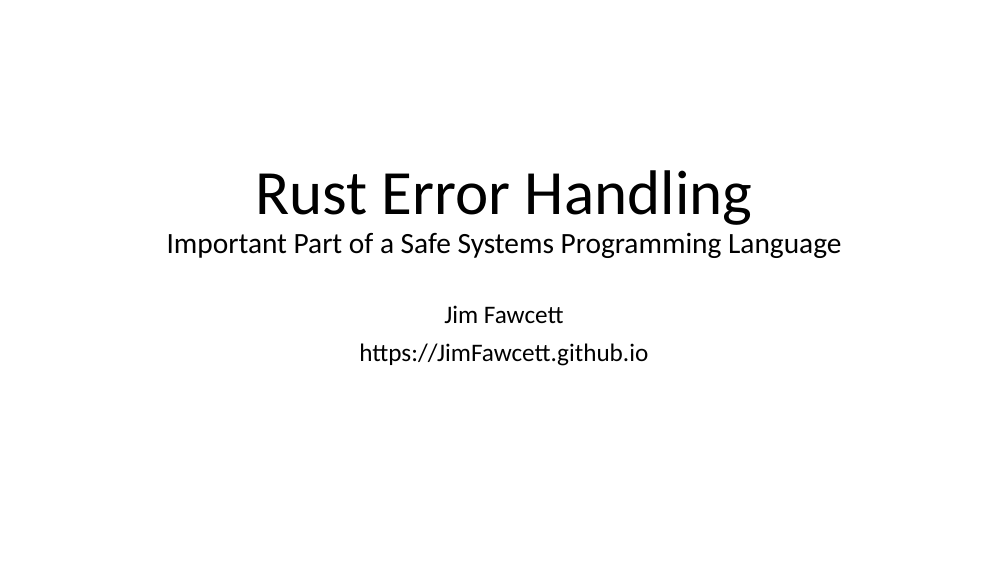
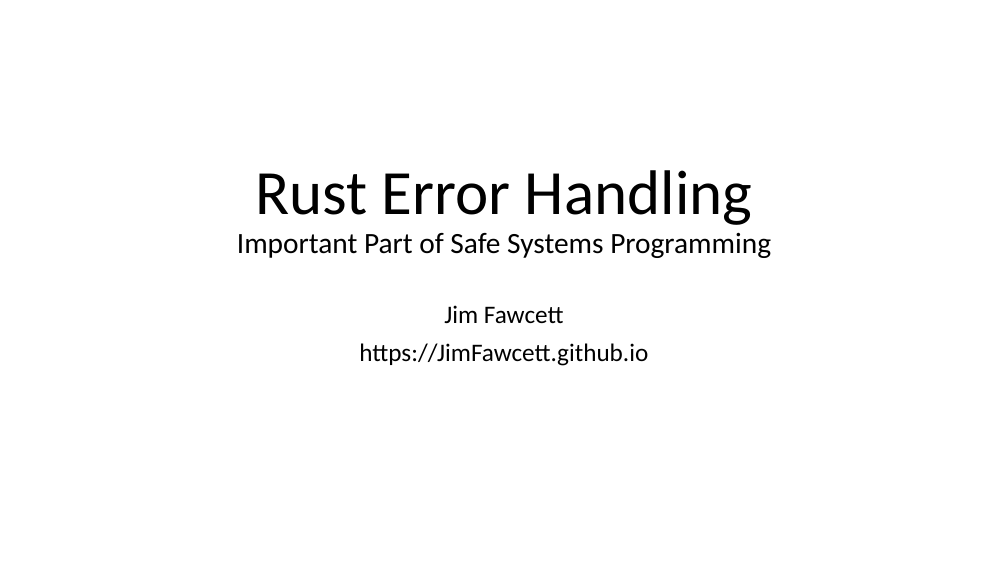
Before and after one commit to JimFawcett/JimFawcett.github.io, a slide deck: slide 1 of Resources/RustErrorHandling.pptx. Drawn at 1008x567 pixels with LibreOffice and Linux fonts; fonts in the diff are those of the drawing. Boxes give left, top, right and bottom in pixels: in the first picture for what was removed or moved away, otherwise in the second. Text is boxed around its words. In the diff, an @@ line names an element or a change of style, - is before the commit and + after.

```diff
--- a/Resources/RustErrorHandling.pptx
+++ b/Resources/RustErrorHandling.pptx
@@ title at [237, 170, 771, 258]: text changed @@
-Rust Error Handling
-Important Part of a Safe Systems Programming Language
+Rust Error Handling
+Important Part of Safe Systems Programming
```
Also in this commit, not shown: 1 other file.
